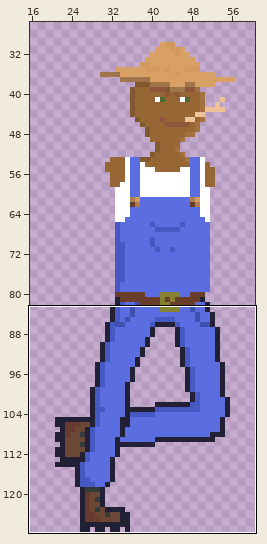
One commit to this pixel-art file: Zombie/Assets/Textures/Sprites/Mexican.aseprite. The picture above shows the old version from afar; the outline marks the close-up.
Close-up. The starting point:
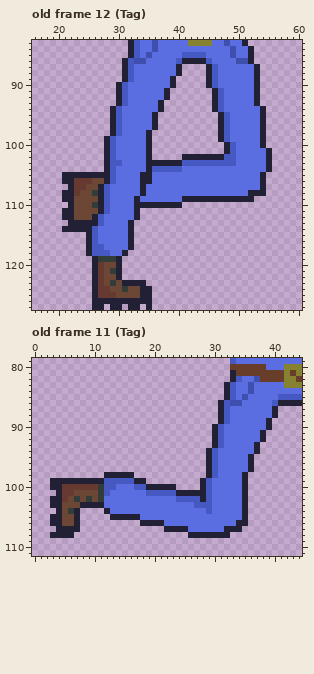
64x128 pixels, 12 frames. Shown: old frame 12 (Tag): x 16..60, y 83..127; old frame 11 (Tag): x 0..44, y 79..111. The wide view leaves out empty margins. The commit also changed other frames or places, which this record leaves out.
Once edited:
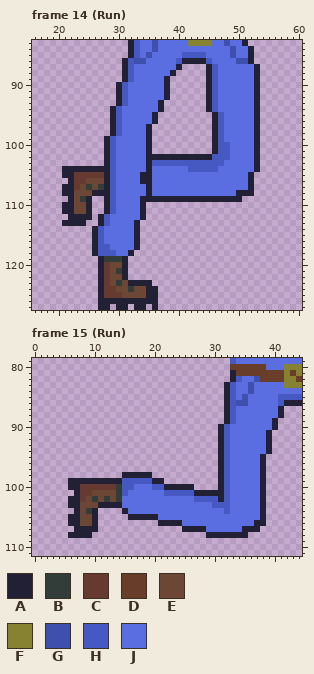
Palette (. is transparent): A #222034  B #323c39  C #663931  D #683e2a  E #6c4735  F #868231  G #3f4fad  H #4658c2  J #5b6ee1
A new or re-ordered frame is compared with the old frame closest to it.
Edits made:
frames 12 -> 18
Changed rows in their new state; - is an unchanged pixel.
Frame 14 (Run) is new; against old frame 12 (Tag):
first column x 21:
 88 ------------------A.---------------
 89 -----------------A.----------------
 90 -----------------A.----------------
 91 ------------------------AHJ--------
 92 ------------------------AHJ--------
 93 ------------------------AHJ--------
 94 ------------------------AHJ-----A.-
 95 -------------------------AHJ----A.-
 96 -------------------------AHJ----A.-
 97 --------------A.---------AHJ----A.-
 98 -------------------------AHJ----A.-
 99 -------------------------AHJ----A.-
100 -------------------------AHHJ---A.-
101 -------------------------AHHJ---A..
102 ---------------AAAAA-----HH-J---A..
103 ---------J-----HHHHH-------JJ---A..
104 AAAAAAA--------JJJJJ-HHHHH------A..
105 --CCCCC------------------------A..-
106 .---E--------------------------A..-
107 A--EB-BAH----JA----------------A..-
108 --E--A-AH----JA--------------AA-..-
109 .--BA..AH---JAAAAAAA----------..---
110 A---A..AH---J-......---------------
111 ----A..AH---JA---------------------
112 .-AAA.AH----JA---------------------
113 A---..AH---JA----------------------
114 .....AH----JA----------------------
115 ----.AH----JA----------------------
116 ----.AH----JA----------------------
117 ----.A-H---JA----------------------
118 ----.A--H-JA-----------------------
119 -----.A--BA------------------------
120 -----.AC-EA------------------------
121 -----.ACEBA------------------------
122 -----.AC-EA------------------------
123 -----.ACEBE---A--------------------
124 -----.A-C-EB-E-A-------------------
125 -----.A--C---E-A-------------------
126 -----.---------A-------------------
127 -----.-A.-A.-A.A-------------------
Frame 15 (Run) is new; against old frame 11 (Tag):
first column x 3:
 86 ----------------------------.AH-G----JH
 87 ----------------------------.AH------JA
 88 ----------------------------.AH------JA
 89 ----------------------------.AH-----JA-
 90 ---------------------------.AH------JA-
 91 ---------------------------.AH-----JA--
 92 ---------------------------.AH-----JA--
 93 ---------------------------.AH----JJA--
 94 --------------------------..AH----JJA--
 95 --------------------------..AH---JJA---
 96 --------------------------..AH---JJA---
 97 --------------------------..AH---JJA---
 98 ---------...--AAA---------..AH--JJJA---
 99 ...------AAA--HHHAA------...AH--JJJA---
100 ...AA---CCCBHHJJJHH--AAA-...AH--JJJA---
101 -...ACC-EEEBH---JJJ--HHH--AAAH--JJJA---
102 ...AACEBEBEB---------JJJ-H-HAH--JJJA---
103 ...AAEEE-AAA------------JJJHHH--JJJA---
104 -...-EBA-...A-------------J--H--JJJA---
105 ...A-EEA--...--AAA--------------JJJA---
106 ...A-EEA-------...-AAA---------JJJAA---
107 -...-AAA-----------...-AAA---JJJAAA----
108 ...-AAA----------------...----AAA------
Pixel boxes of the changes (left, top, right, bottom) in both close-ups:
changed: (62, 70, 272, 310)
changed: (50, 400, 284, 538)
